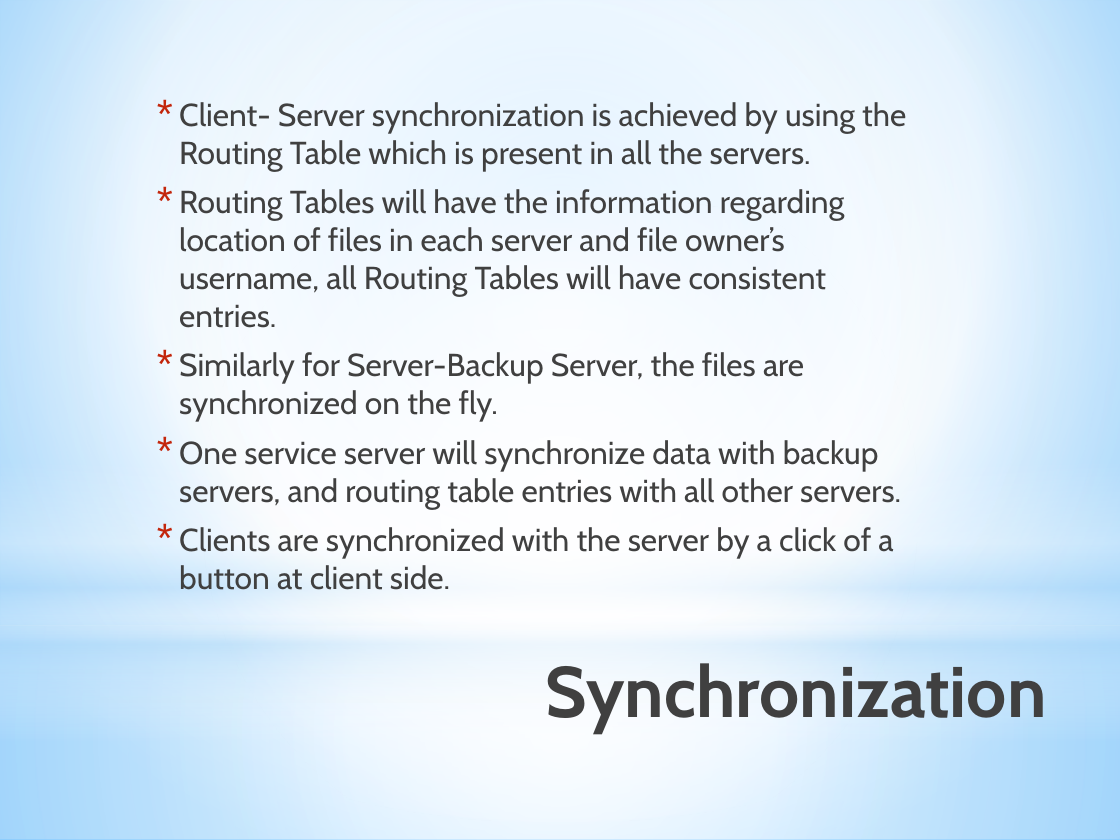
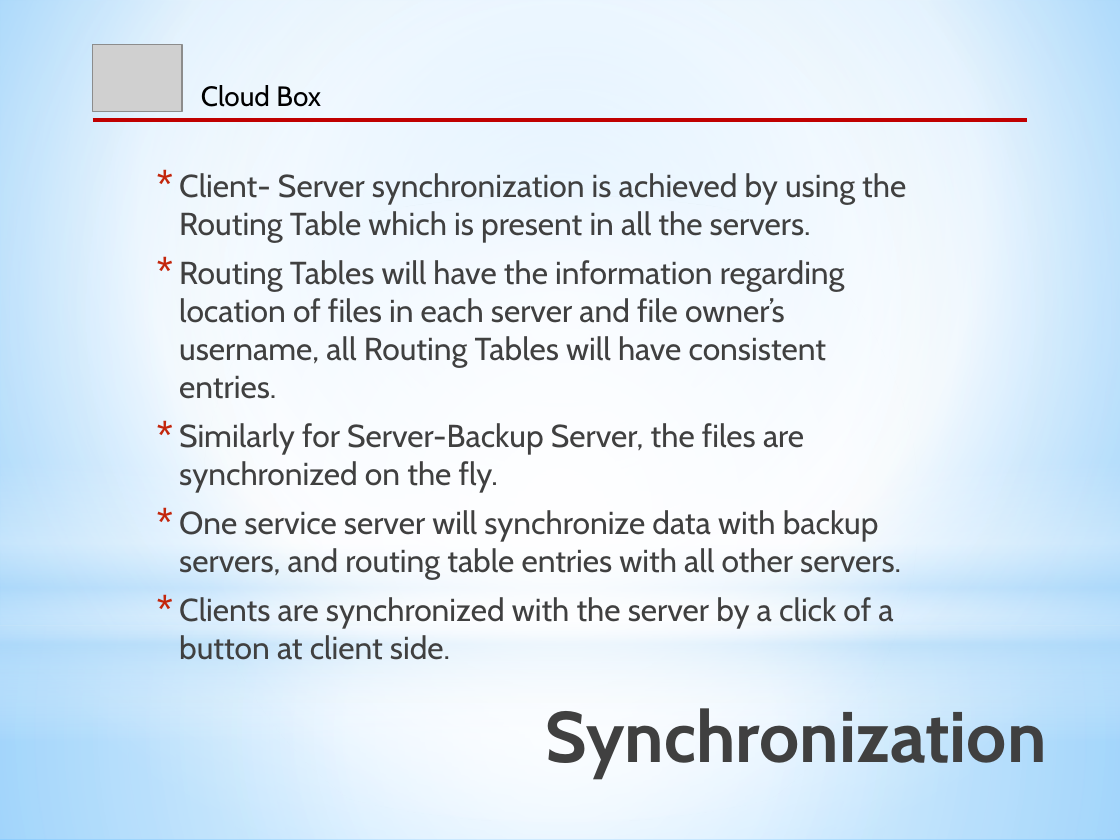
Before and after one commit to CICS525Project/DropboxImpl, a slide deck: slide 6 of Cloud Box_ppt.pptx. Drawn at 1120x840 pixels with LibreOffice and Linux fonts; fonts in the diff are those of the drawing; grey boxes stand for pictures. Boxes give left, top, right and bottom in pixels: in the first picture for what was removed or moved away, otherwise in the second. Text is boxed around its words. In the diff, an @@ line names an element or a change of style, - is before the commit and + after.

```diff
--- a/Cloud Box_ppt.pptx
+++ b/Cloud Box_ppt.pptx
@@ picture added at bbox=[93, 44, 183, 111] @@
@@ text added at bbox=[201, 85, 321, 107], 18 pt, text #000000 @@
+Cloud Box
@@ line added from (93, 120) to (1027, 120), #C00000 2.5 pt @@
@@ text "Client- Server synchronization is achieved ...": place and size @@
-text "Client- Server synchronization is achieved ..." at bbox=[179, 102, 906, 590]
+text "Client- Server synchronization is achieved ..." at bbox=[179, 173, 906, 660]
@@ title "Synchronization": place and size @@
-title "Synchronization" at bbox=[546, 663, 1047, 734]
+title "Synchronization" at bbox=[546, 708, 1047, 779]
```
Also in this commit, not shown: 13 other slides changed.
